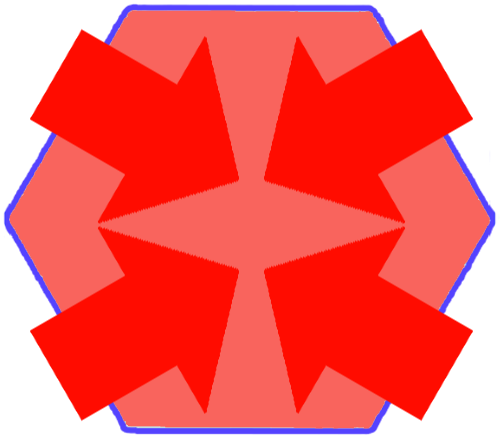
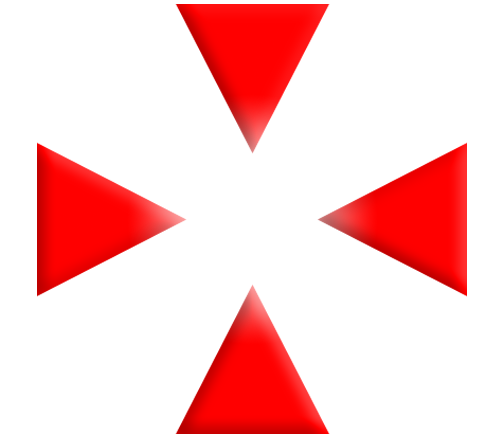
Before/after of a w=500, h=448 layered artwork. What changed in the layer stack:
renamed "Shape 1 copy 2" to "Shape 1 copy 3", painted on it over [37, 4, 473, 434]
removed layer "Shape 1 copy 2" (2nd of 2, in "Group 1") from group "Group 1" over [30, 225, 239, 422]
removed layer "Shape 1 copy" from group "Group 1" over [264, 28, 473, 225]
removed layer "Shape 1" from group "Group 1" over [30, 28, 239, 225]
hid "Layer 0" over [3, 3, 500, 435]
